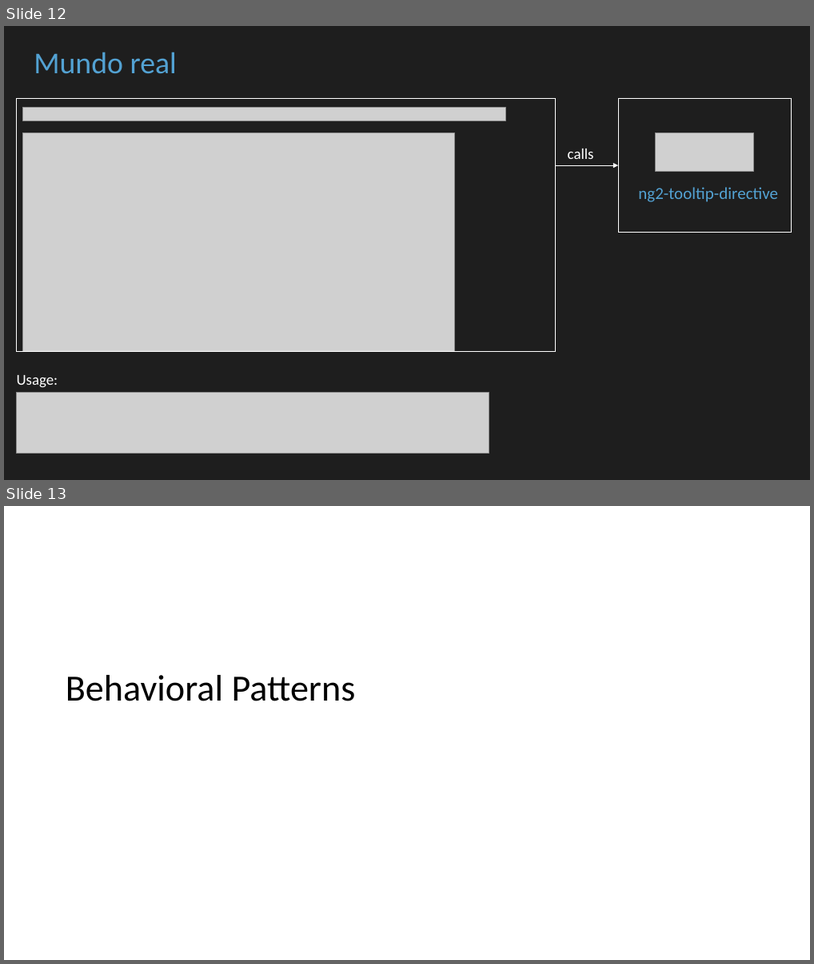
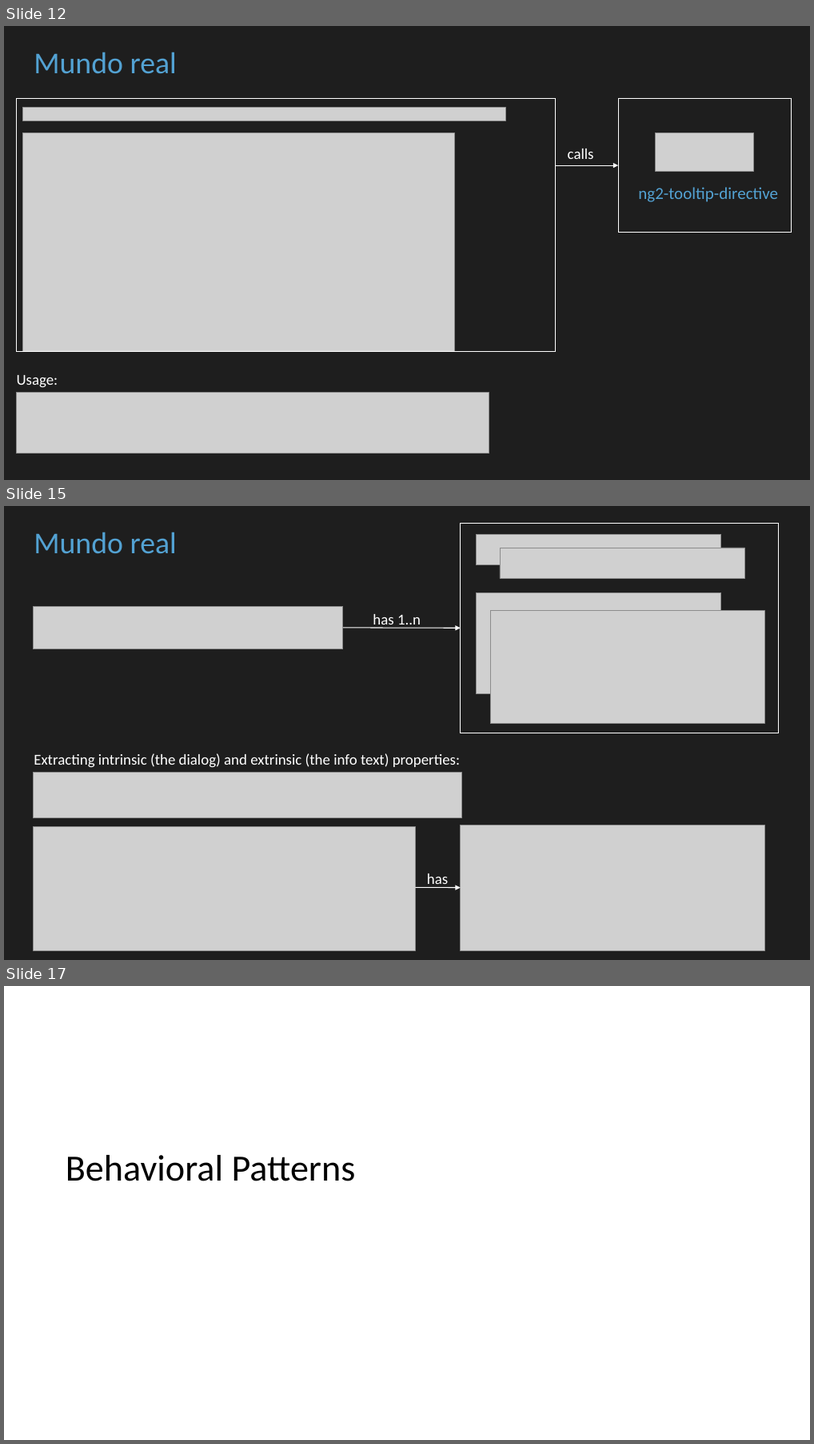
Before and after one commit to cbastos/jsdaycan2019-typescript-patterns, a slide deck: slides/Patrones de diseño con Typescript en el mundo real.pptx. Shown one above the other, each under a label of ours: slides 12 and 13 before the commit, slides 12, 15 and 17 after it; the slides between them are not shown. The pictures are 814x964 and 814x1444 pixels, drawn with LibreOffice and Linux fonts; fonts in the diff are those of the drawing; grey boxes stand for pictures. Boxes give left, top, right and bottom in pixels: in the first picture for what was removed or moved away, otherwise in the second. Text is boxed around its words. In the diff, an @@ line names an element or a change of style, - is before the commit and + after.

```diff
--- a/slides/Patrones de diseño con Typescript en el mundo real.pptx
+++ b/slides/Patrones de diseño con Typescript en el mundo real.pptx
@@ slide 15 added at (4,506,810,960), background #1E1E1E @@
@@ rectangle added at (461,523,779,733), outline #FFFFFF 0.75 pt @@
@@ text added at (34,532,177,554), 36 pt, text #53A2D3 @@
+Mundo real
@@ picture added at (477,535,722,565) @@
@@ picture added at (500,548,745,579) @@
@@ picture added at (477,592,722,693) @@
@@ picture added at (33,607,342,649) @@
@@ text added at (373,614,421,628), 18 pt, text #FFFFFF @@
+has 1..n
@@ picture added at (490,610,765,723) @@
@@ arrow added from (343, 628) to (461, 628), #FFFFFF 1 pt @@
@@ text added at (34,753,460,768), 18 pt, text #FFFFFF @@
+Extracting intrinsic (the dialog) and extrinsic (the info text) properties:
@@ picture added at (33,772,462,817) @@
@@ picture added at (33,827,415,950) @@
@@ picture added at (461,825,765,950) @@
@@ arrow added from (415, 887) to (461, 887), #FFFFFF 1 pt @@
@@ text added at (427,873,448,888), 18 pt, text #FFFFFF @@
+has
@@ what was slide 13 is now slide 17 @@
```
Also in this commit, not shown: 4 other slides added, 1 slide removed, 15 other files.
